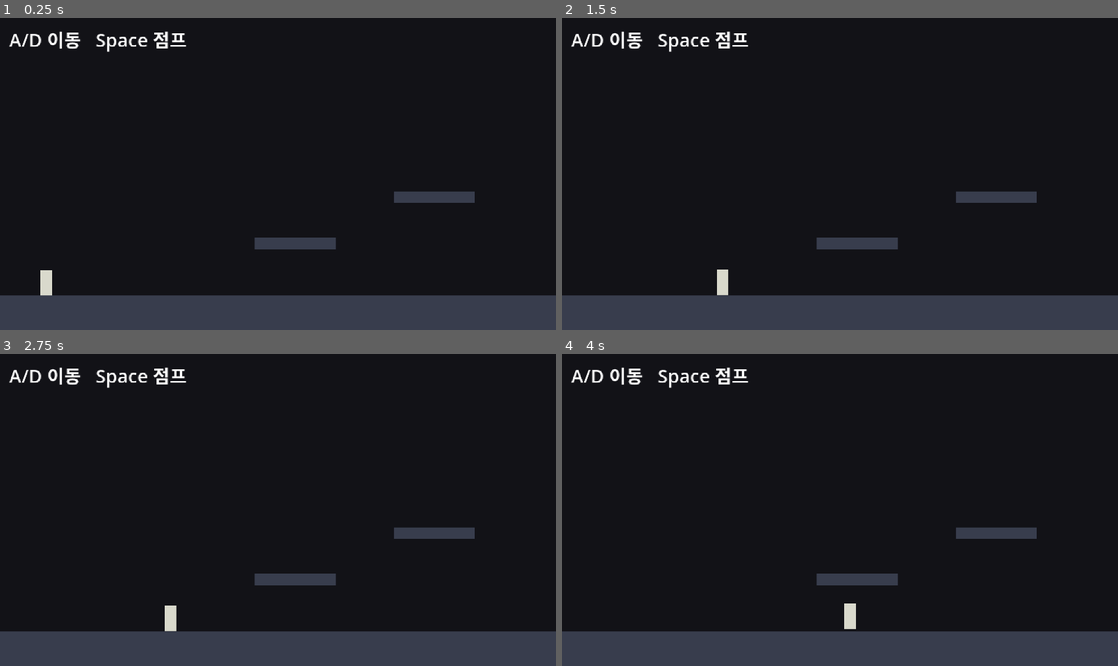
Above: before the commit, frames 1-4 (two rows, left to right).
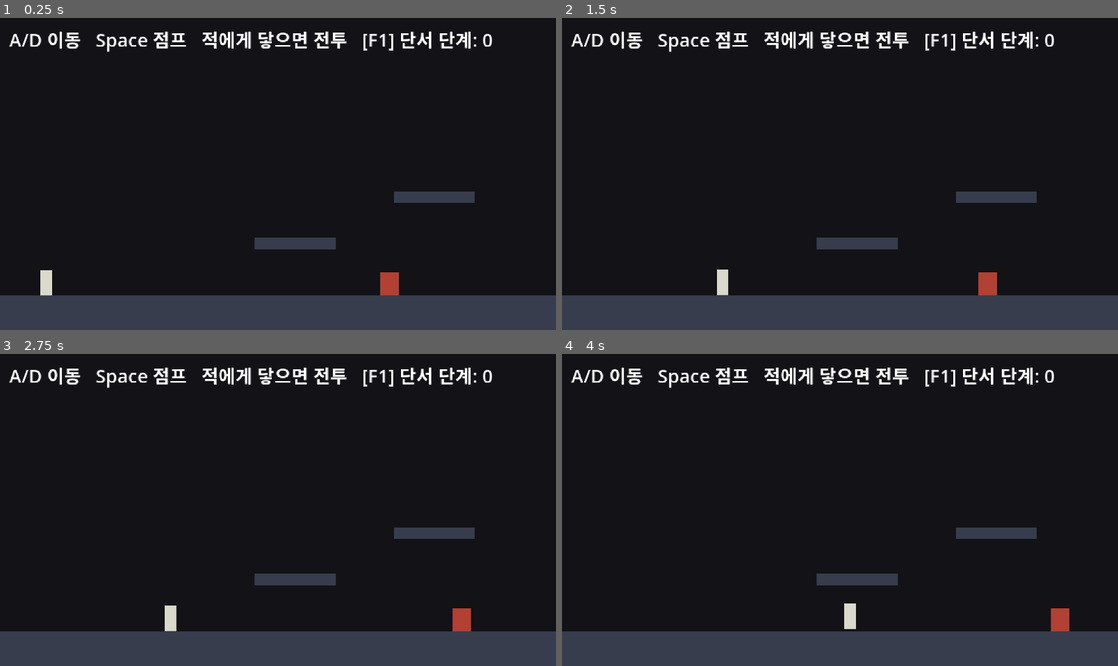
Above: after the commit, the same moments.

Repository: gr187/world-predictor
Game: Godot game, scene res://scenes/main.tscn
The game is run twice, just before and just after one commit, with the same random seed, the same clock (stepped at 60 frames per second) and the same inputs.
Inputs:
- Up to frame 1 (0.25 s): no input
- Up to frame 2 (1.5 s): tap Enter at 0.5 s; hold D (move_right) from 0.53 s (still down); tap 1 at 0.6 s; tap Space (jump) at 0.77 s; tap 2 at 0.8, 1.35 s
- Up to frame 3 (2.75 s): tap Space (jump) at 1.52 s; tap 3 at 1.55, 2.1 s; release D (move_right) at 2.03 s; hold A (move_left) from 2.03 s (still down); tap 0 at 2.3 s
- Up to frame 4 (4 s): release A (move_left) at 2.78 s; hold D (move_right) from 2.78 s (still down); tap 0 at 2.85 s; tap Space (jump) at 3.02, 3.77 s; tap Enter at 3.05, 3.6 s; tap 1 at 3.8 s

The runs differ from the first frame. In frame 1, 1.5% of the frame differs, in the area x 36-89%, y 4-90%; in frame 2, 1.5%; in frame 3, 1.5%; in frame 4, 1.5%.

Commit message:
전투 프로토타입: 메뉴식 확률 전투, 징후 문장, 적 데이터 JSON, 맵 접촉 시작
Co-Authored-By: Claude <noreply@anthropic.com>

Diff:
--- /dev/null
+++ b/data/enemies.json
@@ -0,0 +1,22 @@
+{
+	"guard_robot": {
+		"name": "고장난 경비 로봇",
+		"hp": 4,
+		"reliability": 0.85,
+		"weights": {"attack": 5, "strong": 2, "defend": 3},
+		"tells": {
+			"attack": {
+				"vague": ["센서가 번쩍이며 이쪽을 향한다.", "관절에서 낮은 모터 소리가 올라온다."],
+				"clear": ["오른팔 집게를 휘두를 자세를 잡는다.", "집게가 천천히 벌어진다."]
+			},
+			"strong": {
+				"vague": ["센서가 번쩍이며 이쪽을 향한다.", "관절에서 낮은 모터 소리가 올라온다."],
+				"clear": ["전신이 뒤로 젖혀지며 팔에 전력이 몰린다.", "스파크가 튀며 오른팔이 높이 올라간다."]
+			},
+			"defend": {
+				"vague": ["몸체가 움찔하며 멈춘다.", "표면 장갑이 닫히는 듯하다."],
+				"clear": ["장갑판을 내려 몸을 웅크린다.", "다리 관절을 굽혀 방어 태세를 취한다."]
+			}
+		}
+	}
+}
--- /dev/null
+++ b/scripts/battle_logic.gd
@@ -0,0 +1,135 @@
+extends RefCounted
+## 전투 규칙. UI와 분리해 헤드리스 테스트가 가능하게 한다. 수치는 모두 임시값.
+## 설계: design/02_전투_설계.md
+
+const PLAYER_MAX_HP := 5
+const NORMAL_DAMAGE := 1
+const STRONG_DAMAGE := 2
+const DODGE_VS_NORMAL := 0.8
+const DODGE_VS_STRONG := 0.4
+const ACTION_NAMES := {"attack": "일반 공격", "strong": "강한 공격", "defend": "방어"}
+
+var rng := RandomNumberGenerator.new()
+var data: Dictionary
+var clue_level := 0          ## 0=모호한 징후, 1 이상=구체적인 징후
+var player_hp := PLAYER_MAX_HP
+var enemy_hp := 0
+var over := false
+var winner := ""             ## "player" 또는 "enemy"
+var advantage := false       ## 회피로 빈틈을 파악한 다음 턴 공격 강화
+var last_player_damage := 0
+var intent := ""             ## 적이 실제로 할 행동 (UI에 직접 보여 주지 않는다)
+var tell_action := ""        ## 징후 문장이 가리키는 행동 (reliability 확률로 어긋날 수 있다)
+var tell_text := ""
+
+
+func _init(enemy_data: Dictionary, clue: int = 0, seed_value: int = -1) -> void:
+	data = enemy_data
+	clue_level = clue
+	enemy_hp = int(data["hp"])
+	if seed_value >= 0:
+		rng.seed = seed_value
+	else:
+		rng.randomize()
+	next_intent()
+
+
+func get_tell() -> String:
+	return tell_text
+
+
+func next_intent() -> void:
+	var weights: Dictionary = data["weights"]
+	var total := 0.0
+	for k in weights:
+		total += float(weights[k])
+	var roll := rng.randf() * total
+	intent = ""
+	for k in weights:
+		roll -= float(weights[k])
+		if roll <= 0.0:
+			intent = k
+			break
+	if intent == "":
+		intent = weights.keys()[0]
+	tell_action = intent
+	if rng.randf() > float(data["reliability"]):
+		var others: Array = weights.keys().filter(func(a): return a != intent)
+		if not others.is_empty():
+			tell_action = others[rng.randi() % others.size()]
+	_pick_tell()
+
+
+## 테스트용: 적의 행동과 징후를 직접 지정한다.
+func set_intent_for_test(action: String, tell_a: String = "") -> void:
+	intent = action
+	tell_action = tell_a if tell_a != "" else action
+	_pick_tell()
+
+
+func _pick_tell() -> void:
+	var level: String = "clear" if clue_level >= 1 else "vague"
+	var pool: Array = data["tells"][tell_action][level]
+	tell_text = pool[rng.randi() % pool.size()]
+
+
+func play(player_action: String) -> Dictionary:
+	var lines: Array[String] = []
+	if over:
+		return {"lines": lines, "player_damage": 0, "enemy_damage": 0, "enemy_action": ""}
+
+	var e: String = intent
+	var base: int = STRONG_DAMAGE if e == "strong" else NORMAL_DAMAGE
+	# 연속으로 큰 피해를 받지 않게 한다.
+	if e == "strong" and last_player_damage >= STRONG_DAMAGE:
+		base = NORMAL_DAMAGE
+	var had_adv := advantage
+	advantage = false
+	var to_player := 0
+	var to_enemy := 0
+
+	lines.append("%s의 %s!" % [data["name"], ACTION_NAMES[e]])
+
+	match player_action:
+		"attack":
+			if e == "defend":
+				lines.append("공격이 막혔다.")
+			else:
+				to_enemy = 2 if had_adv else 1
+				to_player = base
+				lines.append("공격이 들어갔다. 반격을 받았다.")
+		"defend":
+			if e == "defend":
+				lines.append("서로 상대를 지켜볼 뿐이다.")
+			else:
+				to_player = maxi(base - 1, 0)
+				if to_player == 0:
+					lines.append("충격을 완전히 막아 냈다.")
+				else:
+					lines.append("충격을 일부 막아 냈다.")
+		"dodge":
+			if e == "defend":
+				advantage = true
+				lines.append("상대의 빈틈을 파악했다. 다음 공격이 강해진다.")
+			else:
+				var chance: float = DODGE_VS_NORMAL if e == "attack" else DODGE_VS_STRONG
+				if rng.randf() < chance:
+					lines.append("공격을 피했다.")
+				else:
+					to_player = base
+					lines.append("피하지 못했다.")
+
+	player_hp = maxi(player_hp - to_player, 0)
+	enemy_hp = maxi(enemy_hp - to_enemy, 0)
+	last_player_damage = to_player
+
+	if enemy_hp <= 0:
+		over = true
+		winner = "player"
+	elif player_hp <= 0:
+		over = true
+		winner = "enemy"
+	else:
+		next_intent()
+
+	return {"lines": lines, "player_damage": to_player, "enemy_damage": to_enemy, "enemy_action": e}
--- /dev/null
+++ b/scripts/battle_ui.gd
@@ -0,0 +1,124 @@
+extends CanvasLayer
+## 전투 화면(플레이스홀더). 전투 규칙은 battle_logic.gd가 담당한다.
+
+signal finished(won: bool)
+
+const BattleLogic := preload("res://scripts/battle_logic.gd")
+const ACTIONS := [
+	["attack", "공격", KEY_1],
+	["defend", "방어", KEY_2],
+	["dodge", "회피", KEY_3],
+]
+
+var logic
+var _over := false
+var _enemy_label: Label
+var _tell_label: Label
+var _log_label: Label
+var _player_label: Label
+var _buttons: Array[Button] = []
+var _continue: Button
+
+
+func setup(enemy_data: Dictionary, clue_level: int) -> void:
+	process_mode = Node.PROCESS_MODE_ALWAYS
+	layer = 10
+	logic = BattleLogic.new(enemy_data, clue_level)
+
+	var dim := ColorRect.new()
+	dim.color = Color(0, 0, 0, 0.82)
+	dim.size = Vector2(480, 270)
+	add_child(dim)
+
+	_enemy_label = _make_label(Vector2(20, 18), Vector2(440, 40), 14, HORIZONTAL_ALIGNMENT_CENTER)
+	_tell_label = _make_label(Vector2(40, 80), Vector2(400, 50), 13, HORIZONTAL_ALIGNMENT_CENTER)
+	_tell_label.modulate = Color(0.95, 0.85, 0.6)
+	_log_label = _make_label(Vector2(40, 140), Vector2(400, 60), 11, HORIZONTAL_ALIGNMENT_CENTER)
+	_log_label.modulate = Color(0.75, 0.78, 0.85)
+	_player_label = _make_label(Vector2(20, 246), Vector2(200, 20), 11, HORIZONTAL_ALIGNMENT_LEFT)
+
+	var x := 60.0
+	for a in ACTIONS:
+		var b := Button.new()
+		b.text = "%s [%d]" % [a[1], int(a[2]) - KEY_0]
+		b.position = Vector2(x, 208)
+		b.size = Vector2(90, 28)
+		b.focus_mode = Control.FOCUS_NONE
+		b.add_theme_font_size_override("font_size", 12)
+		b.pressed.connect(choose.bind(a[0]))
+		add_child(b)
+		_buttons.append(b)
+		x += 135.0
+
+	_continue = Button.new()
+	_continue.text = "계속"
+	_continue.position = Vector2(195, 208)
+	_continue.size = Vector2(90, 28)
+	_continue.focus_mode = Control.FOCUS_NONE
+	_continue.visible = false
+	_continue.add_theme_font_size_override("font_size", 12)
+	_continue.pressed.connect(_on_continue)
+	add_child(_continue)
+
+	_log_label.text = "%s이(가) 앞을 막아선다." % enemy_data["name"]
+	_refresh()
+
+
+func _make_label(pos: Vector2, sz: Vector2, font_size: int, align: HorizontalAlignment) -> Label:
+	var l := Label.new()
+	l.position = pos
+	l.size = sz
+	l.horizontal_alignment = align
+	l.autowrap_mode = TextServer.AUTOWRAP_WORD_SMART
+	l.add_theme_font_size_override("font_size", font_size)
+	add_child(l)
+	return l
+
+
+func _refresh() -> void:
+	_enemy_label.text = "%s   HP %d" % [logic.data["name"], logic.enemy_hp]
+	_player_label.text = "HP %d / %d" % [logic.player_hp, logic.PLAYER_MAX_HP]
+	_tell_label.text = logic.get_tell() if not logic.over else ""
+
+
+func _input(event: InputEvent) -> void:
+	if not (event is InputEventKey) or not event.pressed or event.echo:
+		return
+	if _over:
+		if event.keycode == KEY_SPACE or event.keycode == KEY_ENTER:
+			_on_continue()
+		return
+	for a in ACTIONS:
+		if event.keycode == a[2]:
+			choose(a[0])
+			get_viewport().set_input_as_handled()
+			return
+
+
+func choose(action: String) -> void:
+	if _over:
+		return
+	var result: Dictionary = logic.play(action)
+	var lines: Array = result["lines"]
+	_log_label.text = "\n".join(lines)
+	_refresh()
+	if logic.over:
+		_end()
+
+
+func _end() -> void:
+	_over = true
+	for b in _buttons:
+		b.visible = false
+	_continue.visible = true
+	if logic.winner == "player":
+		_log_label.text += "\n%s의 움직임이 멈췄다." % logic.data["name"]
+	else:
+		_log_label.text += "\n시뮬레이션이 강제 종료된다…"
+
+
+func _on_continue() -> void:
+	if not _over:
+		return
+	_over = false  # 중복 입력 방지
+	finished.emit(logic.winner == "player")
--- /dev/null
+++ b/scripts/enemy.gd
@@ -0,0 +1,46 @@
+extends Area2D
+## 맵 위의 적(플레이스홀더). 플레이어와 부딪히면 touched 신호를 보낸다.
+
+signal touched(enemy: Area2D)
+
+var enemy_id := "guard_robot"
+var patrol_min := 0.0
+var patrol_max := 0.0
+var speed := 25.0
+
+var _dir := 1.0
+var _triggered := false
+
+
+func _ready() -> void:
+	add_to_group("enemy")
+	collision_layer = 4
+	collision_mask = 2
+	var shape := CollisionShape2D.new()
+	var rect := RectangleShape2D.new()
+	rect.size = Vector2(16, 20)
+	shape.shape = rect
+	add_child(shape)
+	var body := ColorRect.new()
+	body.size = Vector2(16, 20)
+	body.position = Vector2(-8, -10)
+	body.color = Color(0.7, 0.25, 0.2)
+	add_child(body)
+	body_entered.connect(_on_body_entered)
+
+
+func _physics_process(delta: float) -> void:
+	if patrol_max <= patrol_min:
+		return
+	position.x += _dir * speed * delta
+	if position.x > patrol_max:
+		_dir = -1.0
+	elif position.x < patrol_min:
+		_dir = 1.0
+
+
+func _on_body_entered(_body: Node) -> void:
+	if _triggered:
+		return
+	_triggered = true
+	touched.emit(self)
--- a/scripts/main.gd
+++ b/scripts/main.gd
@@ -1,13 +1,22 @@
 extends Node2D
-## 프로토타입 테스트 레벨. 도형만으로 이동·점프·카메라를 확인한다.
+## 프로토타입 테스트 레벨. 도형만으로 이동·점프·카메라·전투를 확인한다.
 
 const PlayerScript := preload("res://scripts/player.gd")
+const EnemyScript := preload("res://scripts/enemy.gd")
+const BattleUI := preload("res://scripts/battle_ui.gd")
 
 const LEVEL_WIDTH := 1800
 const FLOOR_Y := 240
 
+var player: CharacterBody2D
+var enemies_data: Dictionary = {}
+var clue_level := 0   ## 테스트용: F1로 전환. 나중에는 단서 수첩에서 계산한다.
+var hint: Label
+
 
 func _ready() -> void:
+	enemies_data = _load_enemies()
+
 	var bg := ColorRect.new()
 	bg.color = Color(0.07, 0.07, 0.09)
 	bg.position = Vector2(-200, -400)
@@ -33,9 +42,10 @@
 	_platform(Rect2(-20, -200, 20, 500))
 	_platform(Rect2(LEVEL_WIDTH, -200, 20, 500))
 
-	var player := CharacterBody2D.new()
+	player = CharacterBody2D.new()
 	player.set_script(PlayerScript)
 	player.position = Vector2(40, FLOOR_Y - 12)
+	player.add_to_group("player")
 	add_child(player)
 
 	var cam := Camera2D.new()
@@ -47,12 +57,68 @@
 	cam.limit_top = -200
 	player.add_child(cam)
 
-	var hint := Label.new()
-	hint.text = "A/D 이동   Space 점프"
+	_spawn_enemy("guard_robot", 330, 260, 440)
+	_spawn_enemy("guard_robot", 1300, 1250, 1450)
+
+	hint = Label.new()
 	hint.position = Vector2(8, 6)
 	var layer := CanvasLayer.new()
 	layer.add_child(hint)
 	add_child(layer)
+	_update_hint()
+
+
+func _unhandled_input(event: InputEvent) -> void:
+	# 테스트용: 단서 단계 전환 (0=모호한 징후, 1=구체적인 징후)
+	if event is InputEventKey and event.pressed and not event.echo and event.keycode == KEY_F1:
+		clue_level = 1 - clue_level
+		_update_hint()
+
+
+func _update_hint() -> void:
+	hint.text = "A/D 이동   Space 점프   적에게 닿으면 전투   [F1] 단서 단계: %d" % clue_level
+
+
+func _load_enemies() -> Dictionary:
+	var f := FileAccess.open("res://data/enemies.json", FileAccess.READ)
+	if f == null:
+		push_error("enemies.json을 열 수 없습니다")
+		return {}
+	var parsed: Variant = JSON.parse_string(f.get_as_text())
+	if parsed is Dictionary:
+		return parsed
+	return {}
+
+
+func _spawn_enemy(id: String, x: float, pmin: float, pmax: float) -> void:
+	var e := EnemyScript.new()
+	e.enemy_id = id
+	e.position = Vector2(x, FLOOR_Y - 10)
+	e.patrol_min = pmin
+	e.patrol_max = pmax
+	e.touched.connect(_on_enemy_touched)
+	add_child(e)
+
+
+func _on_enemy_touched(enemy: Area2D) -> void:
+	var data: Dictionary = enemies_data.get(enemy.enemy_id, {})
+	if data.is_empty():
+		return
+	var ui := BattleUI.new()
+	ui.name = "BattleUI"
+	add_child(ui)
+	ui.setup(data, clue_level)
+	ui.finished.connect(_on_battle_finished.bind(enemy, ui))
+	get_tree().paused = true
+
+
+func _on_battle_finished(won: bool, enemy: Area2D, ui: CanvasLayer) -> void:
+	ui.queue_free()
+	get_tree().paused = false
+	if won:
+		enemy.queue_free()   # 임시: 이긴 적은 사라진다 (스토리 확정 후 변경)
+	else:
+		get_tree().reload_current_scene()   # 임시: 현실 귀환 대신 시뮬레이션 재시작
 
 
 func _platform(rect: Rect2, surface := "normal") -> void:
--- /dev/null
+++ b/tests/test_battle.gd
@@ -0,0 +1,125 @@
+extends SceneTree
+## 전투 규칙 테스트: godot --headless --path game -s tests/test_battle.gd
+
+const BattleLogic := preload("res://scripts/battle_logic.gd")
+
+var fails := 0
+var enemy_data: Dictionary
+
+
+func check(name: String, ok: bool, detail: String = "") -> void:
+	print(("통과 " if ok else "실패 "), name, "  ", detail)
+	if not ok:
+		fails += 1
+
+
+func fresh(action: String, clue: int = 0, seed_value: int = 1):
+	var b = BattleLogic.new(enemy_data, clue, seed_value)
+	b.set_intent_for_test(action)
+	return b
+
+
+func _init() -> void:
+	var f := FileAccess.open("res://data/enemies.json", FileAccess.READ)
+	var parsed: Variant = JSON.parse_string(f.get_as_text())
+	enemy_data = parsed["guard_robot"]
+
+	# --- 조합표 ---
+	var b = fresh("attack")
+	var r: Dictionary = b.play("attack")
+	check("공격 vs 일반공격: 서로 1피해", r["player_damage"] == 1 and r["enemy_damage"] == 1)
+
+	b = fresh("strong")
+	r = b.play("attack")
+	check("공격 vs 강공격: 나 2피해, 적 1피해", r["player_damage"] == 2 and r["enemy_damage"] == 1)
+
+	b = fresh("defend")
+	r = b.play("attack")
+	check("공격 vs 방어: 서로 피해 없음", r["player_damage"] == 0 and r["enemy_damage"] == 0)
+
+	b = fresh("attack")
+	r = b.play("defend")
+	check("방어 vs 일반공격: 피해 0", r["player_damage"] == 0)
+
+	b = fresh("strong")
+	r = b.play("defend")
+	check("방어 vs 강공격: 피해 1", r["player_damage"] == 1)
+
+	b = fresh("defend")
+	r = b.play("dodge")
+	check("회피 vs 방어: 빈틈 파악", b.advantage and r["player_damage"] == 0)
+	b.set_intent_for_test("attack")
+	r = b.play("attack")
+	check("빈틈 후 공격: 적 2피해", r["enemy_damage"] == 2)
+	check("빈틈은 한 번만 적용", not b.advantage)
+
+	# --- 연속 큰 피해 제한 ---
+	b = fresh("strong")
+	b.play("attack")
+	b.set_intent_for_test("strong")
+	r = b.play("attack")
+	check("강공격 연속 시 두 번째는 1피해로 제한", r["player_damage"] == 1)
+
+	# --- 회피 성공률 ---
+	for case in [["attack", 0.8], ["strong", 0.4]]:
+		var ok_count := 0
+		var trials := 2000
+		var rng_b = BattleLogic.new(enemy_data, 0, 7)
+		for i in trials:
+			rng_b.player_hp = 99
+			rng_b.last_player_damage = 0
+			rng_b.set_intent_for_test(case[0])
+			var res: Dictionary = rng_b.play("dodge")
+			if res["player_damage"] == 0:
+				ok_count += 1
+		var rate := float(ok_count) / trials
+		check("회피 성공률 (%s)" % case[0], absf(rate - float(case[1])) < 0.04, "측정 %.3f" % rate)
+
+	# --- 적 행동 분포 (가중치 5:2:3) ---
+	var counts := {"attack": 0, "strong": 0, "defend": 0}
+	var rb = BattleLogic.new(enemy_data, 0, 11)
+	var n := 4000
+	for i in n:
+		rb.next_intent()
+		counts[rb.intent] += 1
+	check("행동 분포 일반공격 50%", absf(float(counts["attack"]) / n - 0.5) < 0.04, str(counts))
+	check("행동 분포 강공격 20%", absf(float(counts["strong"]) / n - 0.2) < 0.04)
+	check("행동 분포 방어 30%", absf(float(counts["defend"]) / n - 0.3) < 0.04)
+
+	# --- 징후 신뢰도 ---
+	var match_count := 0
+	for i in n:
+		rb.next_intent()
+		if rb.tell_action == rb.intent:
+			match_count += 1
+	check("징후 신뢰도 85%", absf(float(match_count) / n - 0.85) < 0.03, "측정 %.3f" % (float(match_count) / n))
+
+	# --- 단서 단계별 징후 ---
+	var tells: Dictionary = enemy_data["tells"]
+	check("모호한 징후: 일반공격과 강공격이 구분되지 않음",
+		tells["attack"]["vague"] == tells["strong"]["vague"])
+	check("구체적인 징후: 일반공격과 강공격이 구분됨",
+		tells["attack"]["clear"] != tells["strong"]["clear"])
+	var vb = BattleLogic.new(enemy_data, 0, 3)
+	vb.set_intent_for_test("strong")
+	check("단서 0이면 모호한 징후 문장 사용", vb.get_tell() in tells["strong"]["vague"])
+	var cb = BattleLogic.new(enemy_data, 1, 3)
+	cb.set_intent_for_test("strong")
+	check("단서 1이면 구체적인 징후 문장 사용", cb.get_tell() in tells["strong"]["clear"])
+
+	# --- 전투 종료 ---
+	b = fresh("defend")
+	b.enemy_hp = 1
+	b.set_intent_for_test("attack")
+	b.play("attack")
+	check("적 체력 0이면 승리", b.over and b.winner == "player")
+	r = b.play("attack")
+	check("종료 후 행동은 무시됨", r["player_damage"] == 0 and r["lines"].is_empty())
+
+	b = fresh("attack")
+	b.player_hp = 1
+	b.play("attack")
+	check("플레이어 체력 0이면 패배", b.over and b.winner == "enemy")
+
+	print("결과: ", "전체 통과" if fails == 0 else "실패 %d건" % fails)
+	quit(fails)
--- /dev/null
+++ b/tests/test_battle_flow.gd
@@ -0,0 +1,54 @@
+extends SceneTree
+## 맵 접촉 → 전투 화면 → 종료까지의 흐름 테스트:
+## godot --headless --path game -s tests/test_battle_flow.gd
+
+var fails := 0
+
+
+func check(name: String, ok: bool) -> void:
+	print(("통과 " if ok else "실패 "), name)
+	if not ok:
+		fails += 1
+
+
+func _init() -> void:
+	var main = load("res://scenes/main.tscn").instantiate()
+	root.add_child(main)
+	current_scene = main
+	await physics_frame
+	await physics_frame
+
+	var player: CharacterBody2D = main.player
+	var enemies := get_nodes_in_group("enemy")
+	check("적 2마리 배치", enemies.size() == 2)
+	var target: Area2D = enemies[0]
+
+	check("시작 시 일시정지 아님", not paused)
+	player.global_position = target.global_position
+	for i in 5:
+		await physics_frame
+
+	var ui = main.get_node_or_null("BattleUI")
+	check("접촉하면 전투 화면 생성", ui != null)
+	check("전투 중 게임 일시정지", paused)
+	if ui == null:
+		quit(1)
+		return
+
+	# 이기도록 적 체력을 1로 두고 공격만 반복
+	ui.logic.enemy_hp = 1
+	var guard := 0
+	while not ui.logic.over and guard < 60:
+		ui.choose("attack")
+		guard += 1
+	check("전투가 승리로 끝남", ui.logic.over and ui.logic.winner == "player")
+
+	ui._on_continue()
+	await physics_frame
+	await physics_frame
+	check("종료 후 일시정지 해제", not paused)
+	check("이긴 적은 맵에서 사라짐", not is_instance_valid(target) or target.is_queued_for_deletion())
+	check("전투 화면 정리됨", main.get_node_or_null("BattleUI") == null or main.get_node("BattleUI").is_queued_for_deletion())
+
+	print("결과: ", "전체 통과" if fails == 0 else "실패 %d건" % fails)
+	quit(fails)
